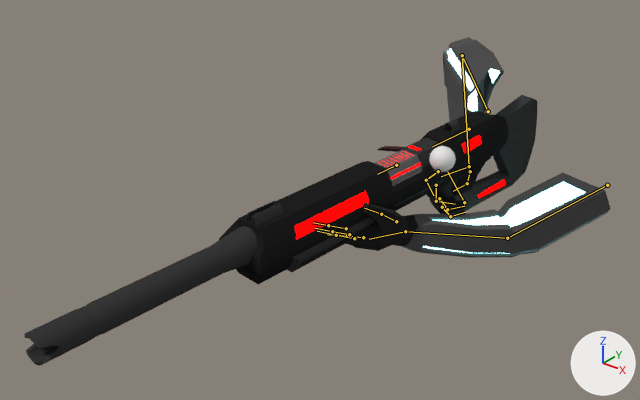
The Blender file Assets/weapons/carbine/carbine_arms.blend as it was, and as the next commit left it.
Camera for both pictures: a 50 mm camera at (32.0, -70.7, 27.4) aimed at (-9.0, -19.4, -4.4). The lights are fixed; the arrows at lower right show +X, +Y and +Z. Both versions are drawn at frame 5 of the action 'FPSArmsAction'; the numbers are the values there. The bones that bend it are drawn over the model as lines.

Names of what the first picture shows: 'Sphere', 'arms', 'carbine'.
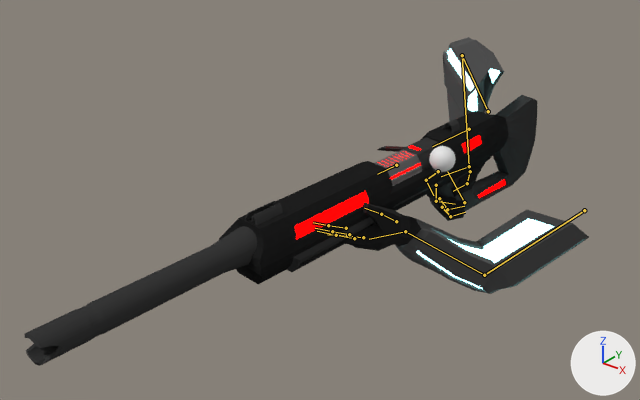
Where the change shows, as pixel boxes [x1, y1, x2, y2] in the pictures (640 x 400 px):
'arms', posed (8% narrower, 16% taller): before [340, 37, 611, 258]; after [340, 37, 589, 294]
bone 'Shoulder.L', root to tip: before (607, 185) to (507, 238); after (584, 210) to (484, 275)

The change, as a diff of the scene's bpy script:
```diff
--- a/Assets/weapons/carbine/carbine_arms.blend.py
+++ b/Assets/weapons/carbine/carbine_arms.blend.py
@@ bone_shoulder_l @@
 bone_shoulder_l = bpy.data.objects['FPSArms'].pose.bones['Shoulder.L']  # child of 'root'
-bone_shoulder_l.location = (-0.48, 0.28, 0.83)
+bone_shoulder_l.location = (-0.47, 1.46, 0.7)
```
